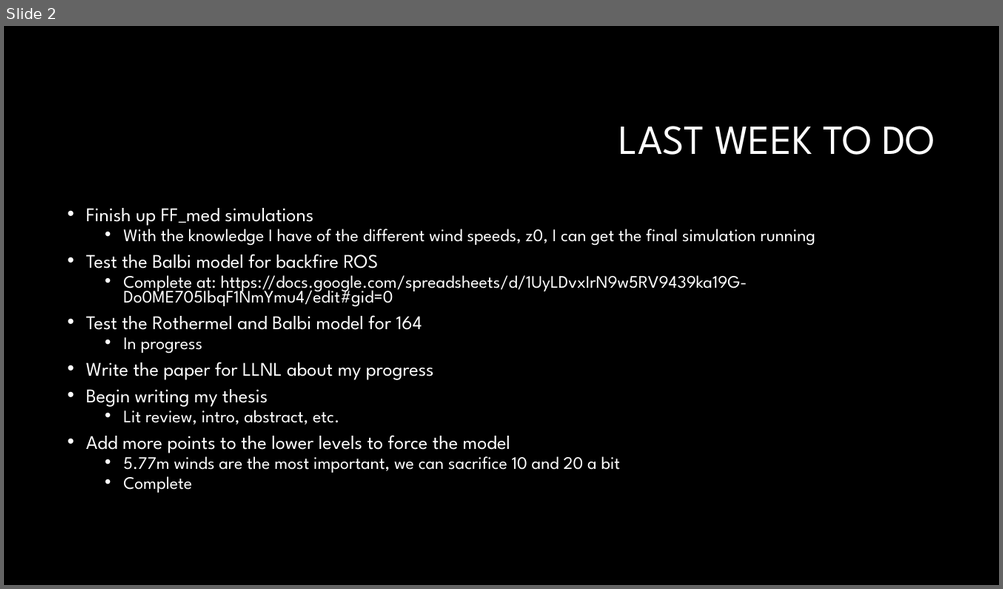
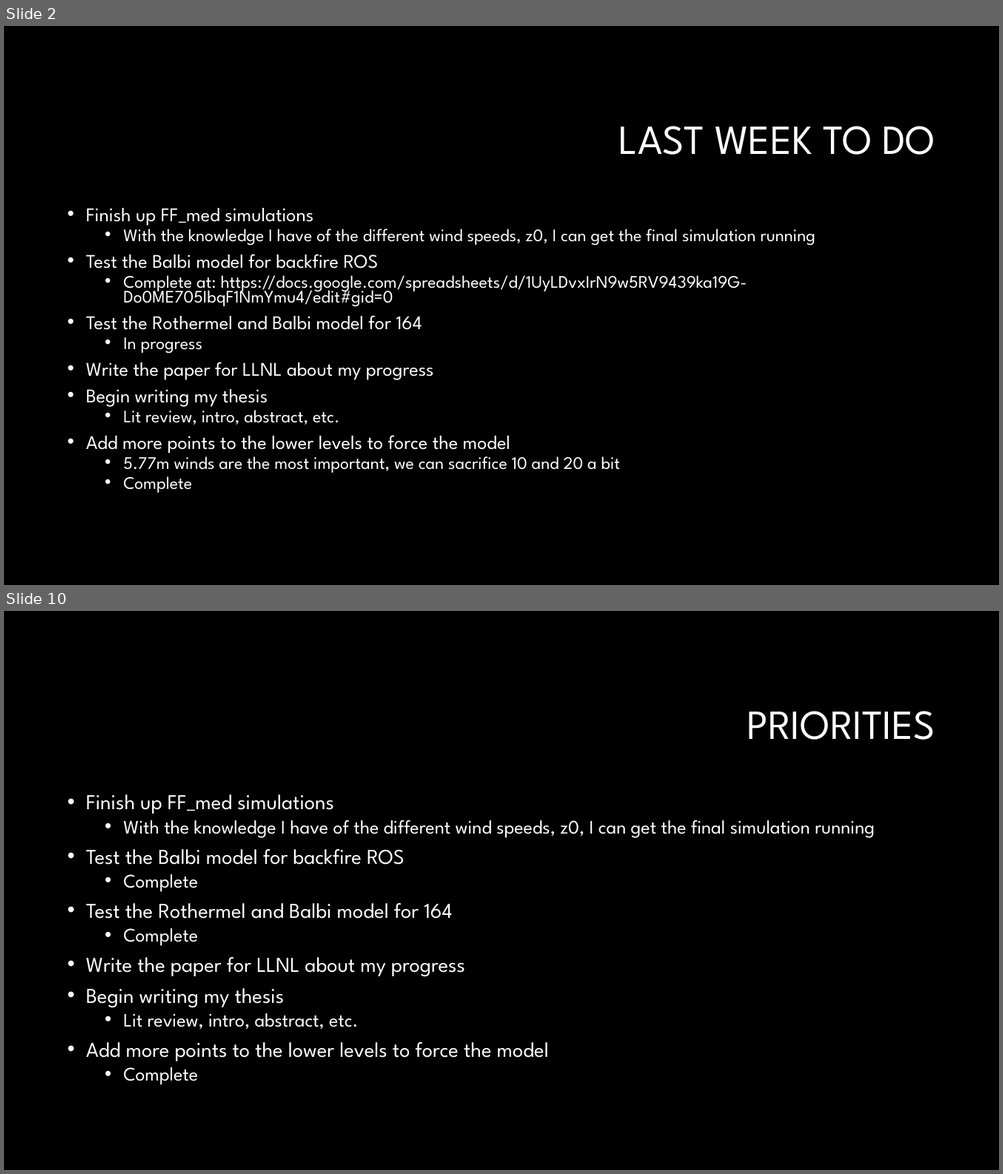
Before and after one commit to Jeremy-Benik/Meeting_Notes, a slide deck: weekly_meetings/10142022_Presentation.pptx. Shown one above the other, each under a label of ours: slide 2 before the commit, slides 2 and 10 after it; the slides between them are not shown. The pictures are 1003x589 and 1003x1174 pixels, drawn with LibreOffice and Linux fonts; fonts in the diff are those of the drawing; background and template pictures are left out. Boxes give left, top, right and bottom in pixels: in the first picture for what was removed or moved away, otherwise in the second. Text is boxed around its words. In the diff, an @@ line names an element or a change of style, - is before the commit and + after.

```diff
--- a/weekly_meetings/10142022_Presentation.pptx
+++ b/weekly_meetings/10142022_Presentation.pptx
@@ slide 10 added at bbox=[4, 611, 999, 1170], background #000000 @@
@@ title added at bbox=[747, 711, 936, 740], 40 pt, text #FFFFFF @@
+PRIORITIES
@@ text added at bbox=[86, 795, 874, 1085], 20.4 pt, text #FFFFFF @@
+• Finish up FF_med simulations
+  • With the knowledge I have of the different wind speeds, z0, I can get the final simulation running
+• Test the Balbi model for backfire ROS
+  • Complete
+• Test the Rothermel and Balbi model for 164
+  • Complete
+• Write the paper for LLNL about my progress
+• Begin writing my thesis
+  • Lit review, intro, abstract, etc.
+• Add more points to the lower levels to force the model
+  • Complete
```
Also in this commit, not shown: 8 other slides added.
